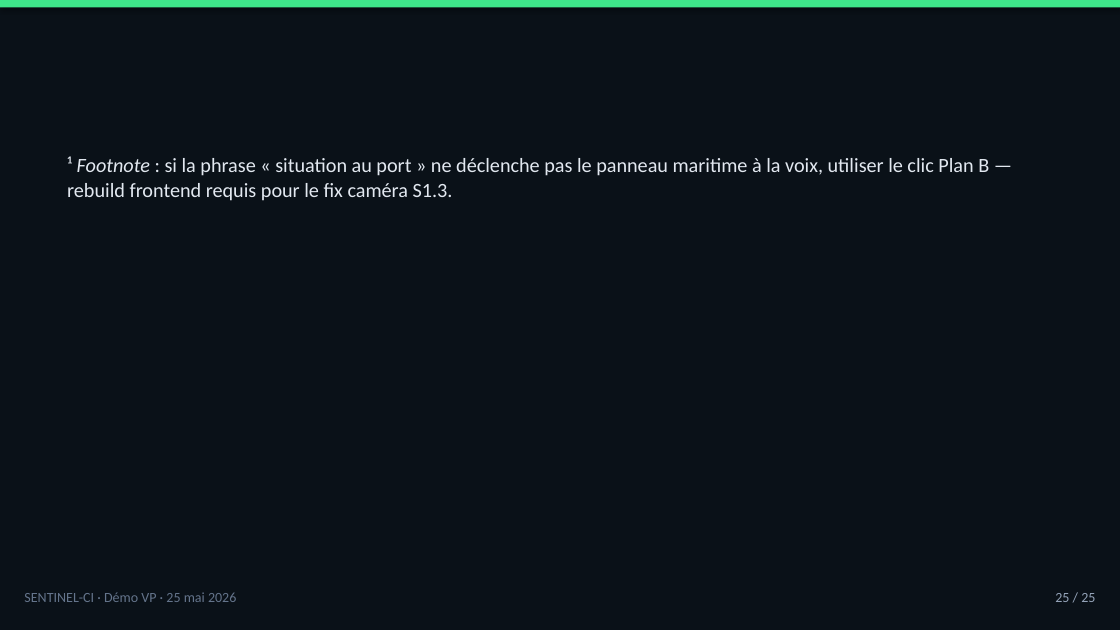
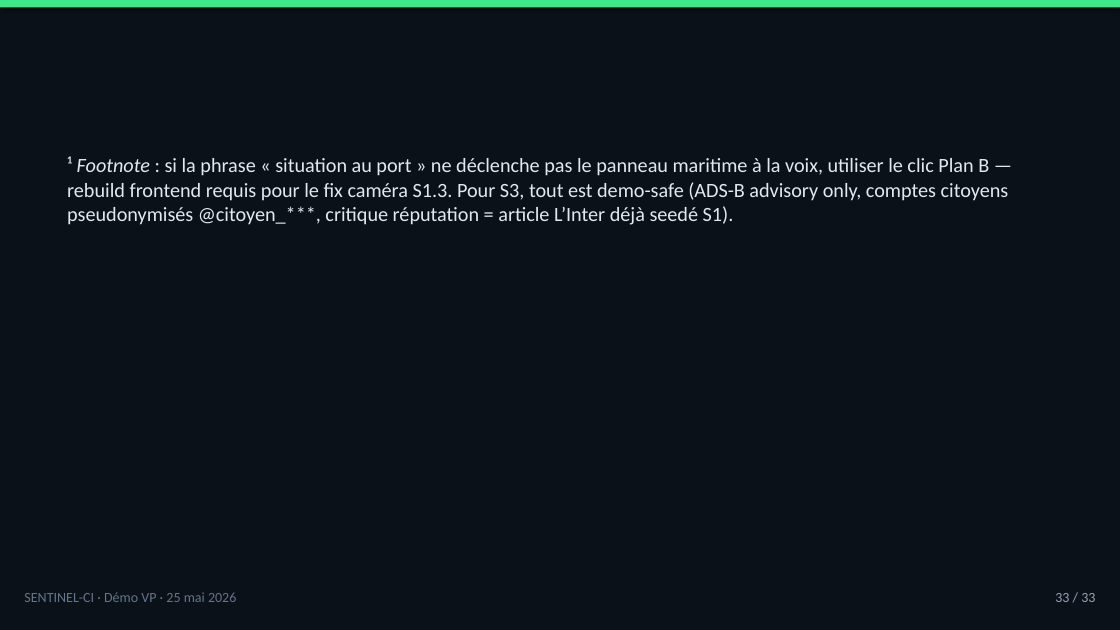
Before and after one commit to tishacian/hyusai, a slide deck: slide 33 of docs/sentinel-ci-demo-presenter-deck-2026-05-25.pptx (slide 25 before the commit). Drawn at 1120x630 pixels with LibreOffice and Linux fonts; fonts in the diff are those of the drawing. Boxes give left, top, right and bottom in pixels: in the first picture for what was removed or moved away, otherwise in the second. Text is boxed around its words. In the diff, an @@ line names an element or a change of style, - is before the commit and + after.

```diff
--- a/docs/sentinel-ci-demo-presenter-deck-2026-05-25.pptx
+++ b/docs/sentinel-ci-demo-presenter-deck-2026-05-25.pptx
@@ text at (67, 156, 1009, 225): text changed @@
-¹ Footnote : si la phrase « situation au port » ne déclenche pas le panneau maritime à la voix, utiliser le clic Plan B — rebuild frontend requis pour le fix caméra S1.3.
+¹ Footnote : si la phrase « situation au port » ne déclenche pas le panneau maritime à la voix, utiliser le clic Plan B — rebuild frontend requis pour le fix caméra S1.3. Pour S3, tout est demo-safe (ADS-B advisory only, comptes citoyens pseudonymisés @citoyen_***, critique réputation = article L’Inter déjà seedé S1).
@@ text at (1055, 593, 1095, 602): text changed @@
-25 / 25
+33 / 33
```
Also in this commit, not shown: 23 other slides changed, 8 slides added, 5 other files.
